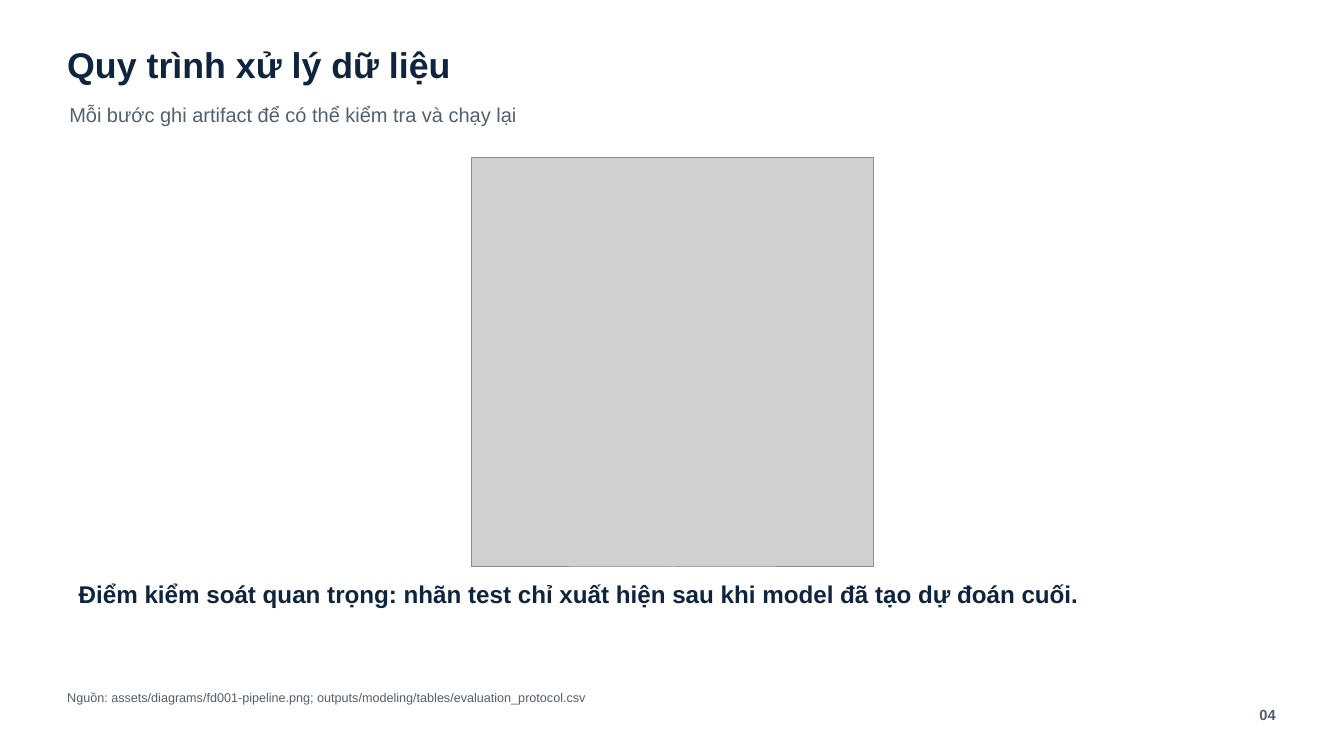
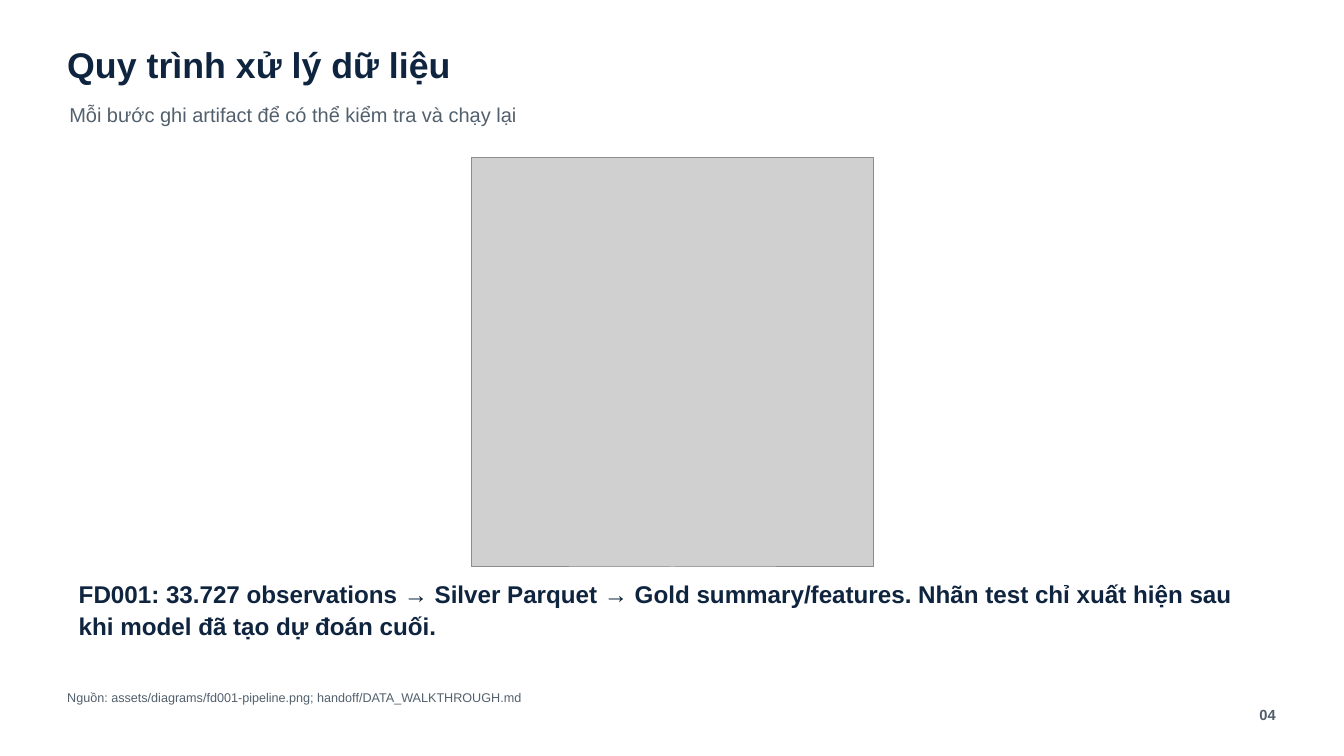
Before and after one commit to ti014/tinasa-cmapss-rul-prediction, a slide deck: slide 4 of slides/cmapss_fd001_presentation.pptx. Drawn at 1344x756 pixels with LibreOffice and Linux fonts; fonts in the diff are those of the drawing; grey boxes stand for pictures. Boxes give left, top, right and bottom in pixels: in the first picture for what was removed or moved away, otherwise in the second. Text is boxed around its words. In the diff, an @@ line names an element or a change of style, - is before the commit and + after.

Commit message:
docs(report): document data flow and enforce deliverable limits
Document the implemented data boundaries, joins, feature columns, relationships, and Big Data scope. Rebuild the report below 50 pages and keep the current presentation within the 20-slide limit while preserving reproducibility details outside the main PDF.

---

Bổ sung walkthrough về boundary dữ liệu, phép join, feature columns, quan hệ và phạm vi Big Data đã triển khai. Biên dịch lại báo cáo dưới 50 trang và giữ bộ trình bày hiện tại trong giới hạn 20 slide; các chi tiết tái lập vẫn được giữ ở source và handoff ngoài PDF chính.

```diff
--- a/slides/cmapss_fd001_presentation.pptx
+++ b/slides/cmapss_fd001_presentation.pptx
@@ text at (79,584,1232,640): text changed @@
-Điểm kiểm soát quan trọng: nhãn test chỉ xuất hiện sau khi model đã tạo dự đoán cuối.
+FD001: 33.727 observations → Silver Parquet → Gold summary/features. Nhãn test chỉ xuất hiện sau khi model đã tạo dự đoán cuối.
@@ text at (67,692,521,705): text changed @@
-Nguồn: assets/diagrams/fd001-pipeline.png; outputs/modeling/tables/evaluation_protocol.csv
+Nguồn: assets/diagrams/fd001-pipeline.png; handoff/DATA_WALKTHROUGH.md
```
Also in this commit, not shown: 1 other slide changed, 23 other files.
